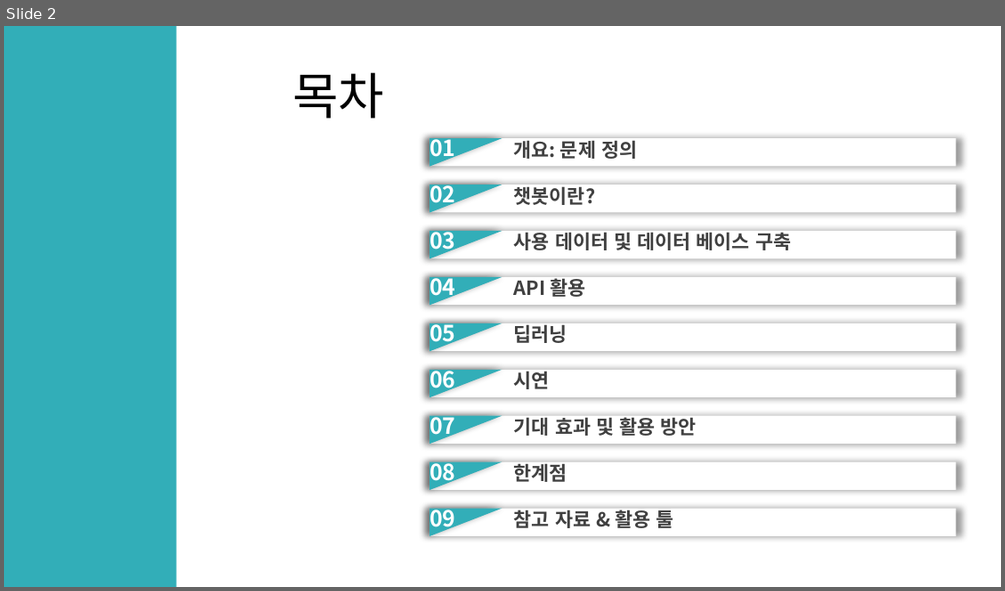
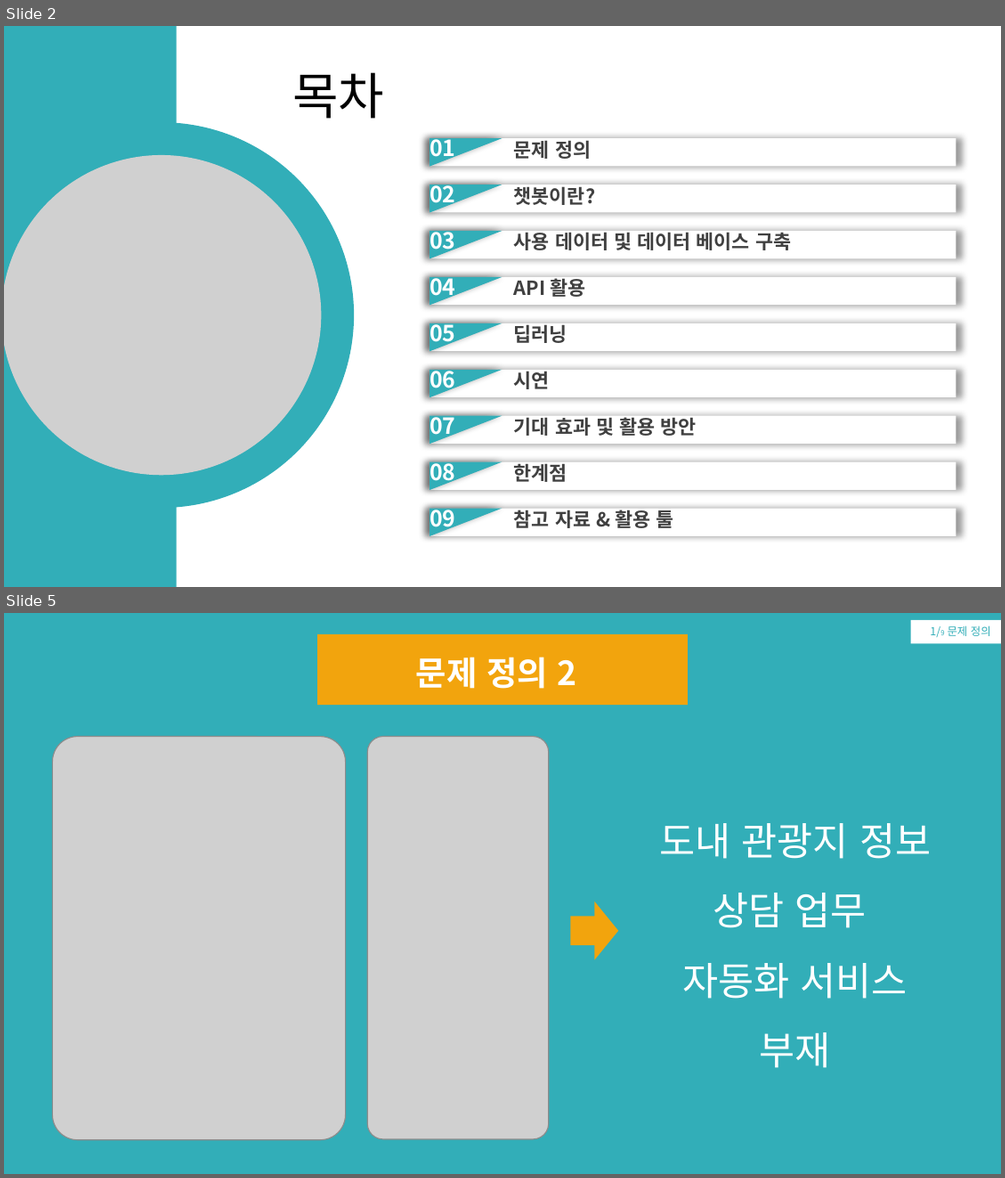
Before and after one commit to CityHopper/BM_JTO_TouristInfo, a slide deck: Project Documents/제주도 관광지 정보 상담 업무 자동화 서비스(챗봇) 개발.pptx. Shown one above the other, each under a label of ours: slide 2 before the commit, slides 2 and 5 after it; the slides between them are not shown. The pictures are 1005x591 and 1005x1178 pixels, drawn with LibreOffice and Linux fonts; fonts in the diff are those of the drawing; grey boxes stand for pictures; background and template pictures are left out. Boxes give left, top, right and bottom in pixels: in the first picture for what was removed or moved away, otherwise in the second. Text is boxed around its words. In the diff, an @@ line names an element or a change of style, - is before the commit and + after.

```diff
--- a/Project Documents/제주도 관광지 정보 상담 업무 자동화 서비스(챗봇) 개발.pptx
+++ b/Project Documents/제주도 관광지 정보 상담 업무 자동화 서비스(챗봇) 개발.pptx
@@ slide 5 added at (4,613,1001,1174), background #32AEB8 @@
@@ rectangle added at (317,634,687,705), fill #F2A40D @@
@@ rectangle added at (910,620,1001,644), fill #FFFFFF, 8 pt, text #32AEB8 @@
+1/9 문제 정의
@@ text added at (416,657,576,689), 24 pt, text #FFFFFF, bold @@
+문제 정의 2
@@ picture added at (53,737,346,1140) @@
@@ picture added at (368,737,550,1139) @@
@@ text added at (660,823,930,1068), 28 pt, text #FFFFFF @@
+도내 관광지 정보 상담 업무
+자동화 서비스
+부재
@@ down arrow added at (571,901,618,960), fill #F2A40D @@
@@ slide 2 changed as well @@
@@ ellipse added at (4,123,354,507), fill #32AEB8 @@
@@ picture added at (4,154,321,475) @@
@@ text at (514,137,591,159): text changed @@
-개요: 문제 정의
+문제 정의
```
Also in this commit, not shown: 6 other slides changed, 11 other slides added, 4 slides removed, 1 other file.
